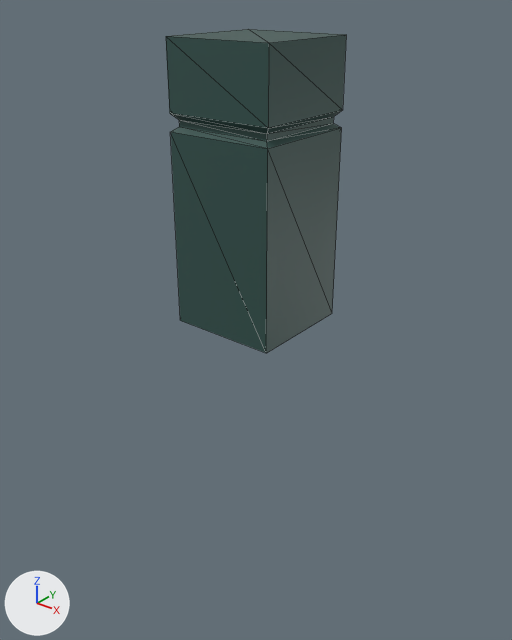
One commit to the FBX model Assets/Art/FBX/gebouw2.fbx: the scene before it, then after it.
Before and after are seen from a 50 mm lens placed at (17.6, -22.1, 7.7), pointed at (-0.3, 0.3, -6.1). Arrows for +X, +Y and +Z are at lower left; the lights stay in place. Mesh edges are drawn as thin lines. Where no turn or scale is listed for an object, it has been applied to the vertices.
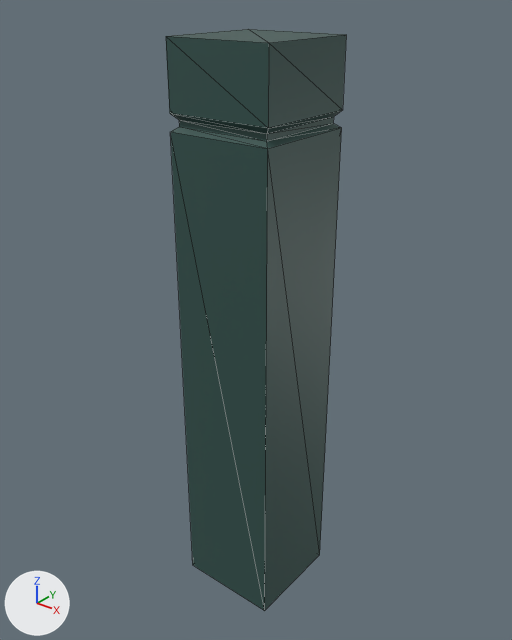
What differs and where, as boxes (x1, y1, x2, y2) in the pictures (512 x 640 px; the box of a moved part takes in the faces that stretch with it):
'polySurface30', reshaped (79% taller): before (166, 29, 346, 353); after (166, 29, 346, 611)
part 1 of me_mesh, moved or reshaped: before (171, 131, 341, 353); after (171, 131, 341, 611)

Edits to the bpy script that builds the scene:
```text
Change me_mesh:
    where me_mesh.from_pydata(...)  # 24 vertices, 42 faces; spans x -2.38..2.38, y -2.38..2.38, z -5.76..5.76
    used by ob_polysurface30; location = (0.0, 0.0, 0.0)
    before: 0 (-2.38, -2.38, -5.76) at pixel (180, 320), 1 (2.38, -2.38, -5.76) at pixel (266, 353), 6 (-2.38, 2.38, -5.76), 7 (2.38, 2.38, -5.76) at pixel (332, 313)
    me_mesh part 1
    add for i in [0, 1, 6, 7]: me_mesh.vertices[i].co += Vector((0.0, 0.0, -14.2))
```
